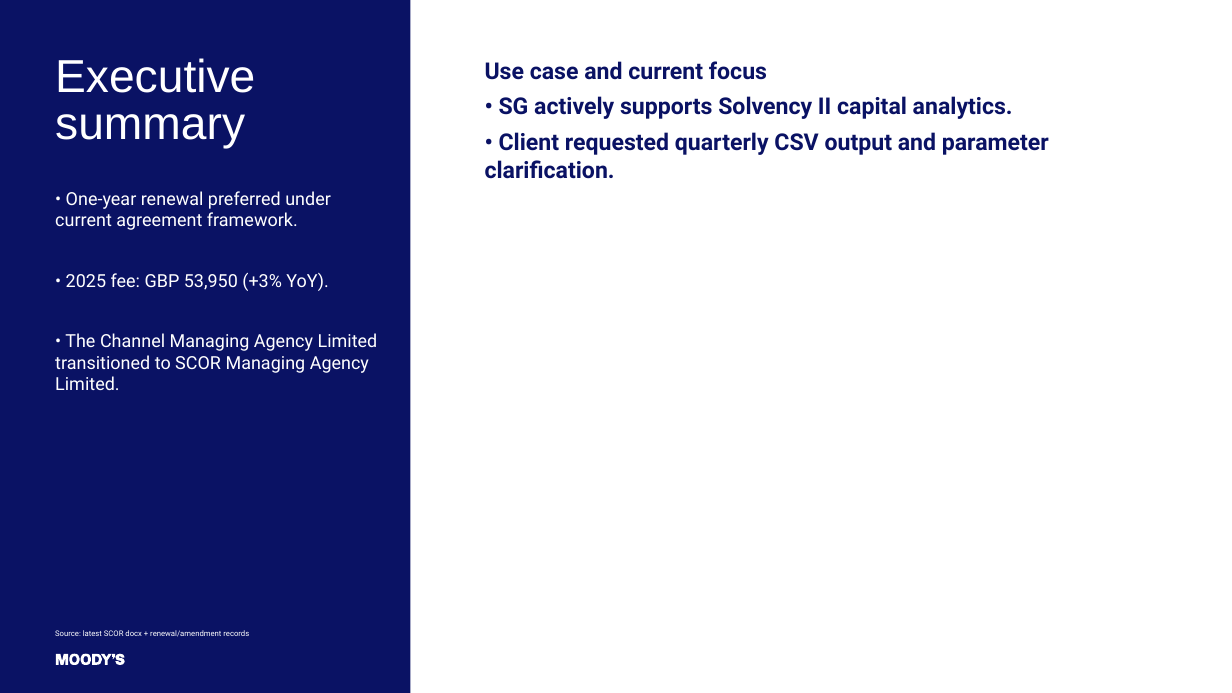
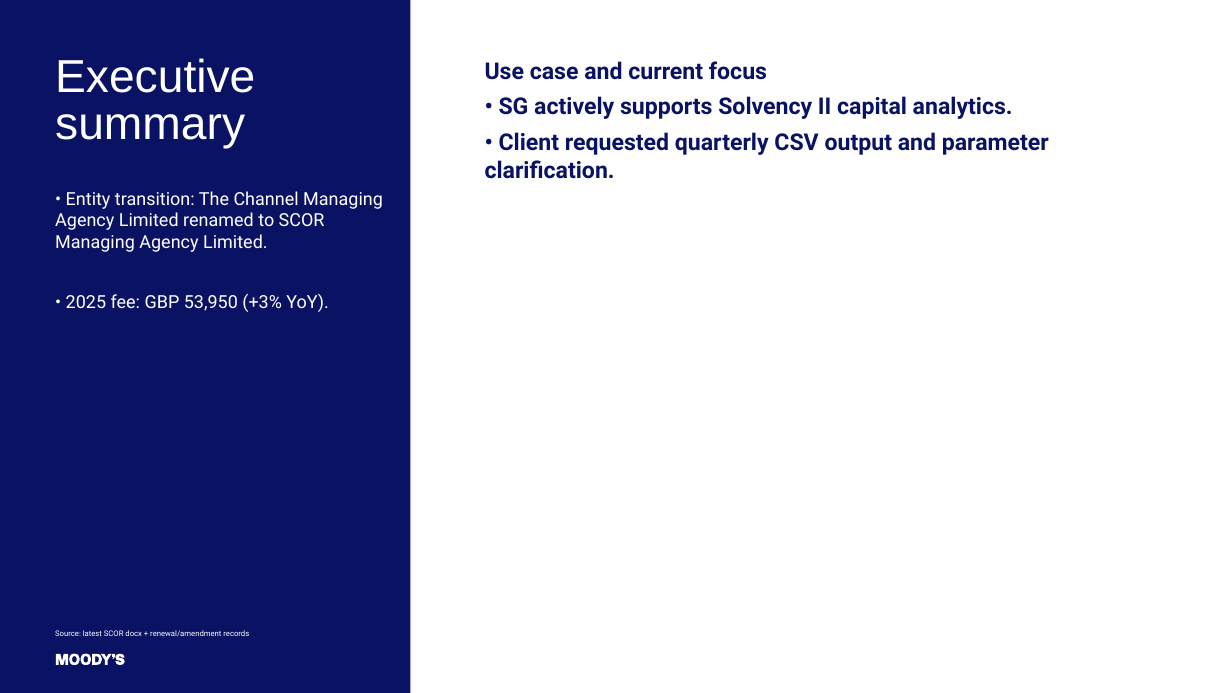
Before and after one commit to najibdarif28-tech/SCOR, a slide deck: slide 2 of SCOR_Managing_Agency_Contractual_UseCase_RecentTopics_MoodysTemplate.pptx. Drawn at 1232x693 pixels with LibreOffice and Linux fonts; fonts in the diff are those of the drawing; background and template pictures are left out. Boxes give left, top, right and bottom in pixels: in the first picture for what was removed or moved away, otherwise in the second. Text is boxed around its words. In the diff, an @@ line names an element or a change of style, - is before the commit and + after.

```diff
--- a/SCOR_Managing_Agency_Contractual_UseCase_RecentTopics_MoodysTemplate.pptx
+++ b/SCOR_Managing_Agency_Contractual_UseCase_RecentTopics_MoodysTemplate.pptx
@@ text at (x1=55, y1=191, x2=383, y2=252): text changed @@
-• One-year renewal preferred under current agreement framework.
+• Entity transition: The Channel Managing Agency Limited renamed to SCOR Managing Agency Limited.
@@ text at (x1=55, y1=333, x2=378, y2=390): paragraph removed @@
-• The Channel Managing Agency Limited transitioned to SCOR Managing Agency Limited.
```
Also in this commit, not shown: 1 other slide changed, 1 other file.
